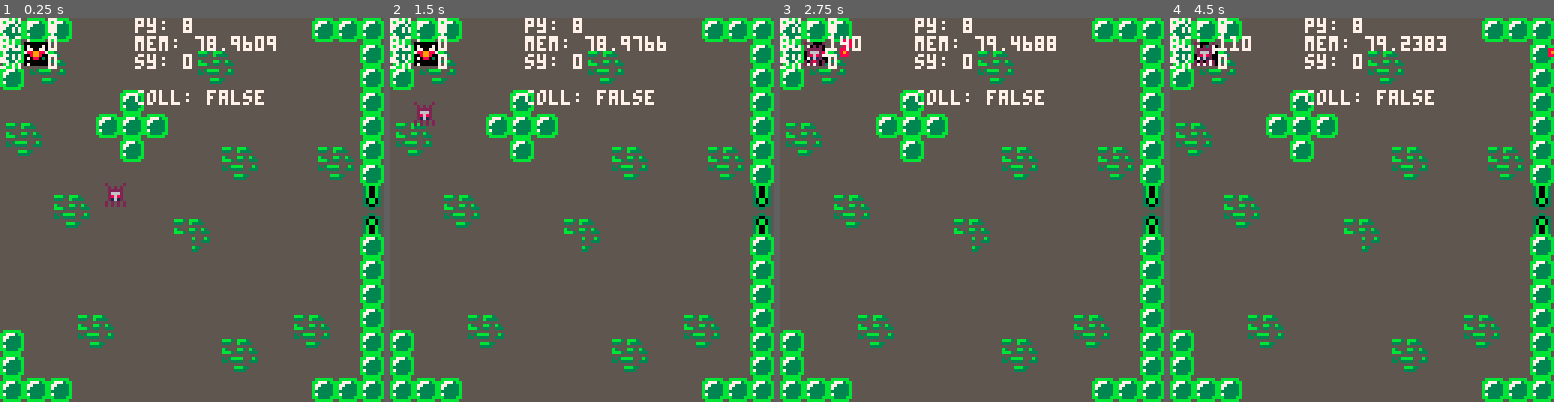
Above: before the commit, frames 1-4 (left to right).
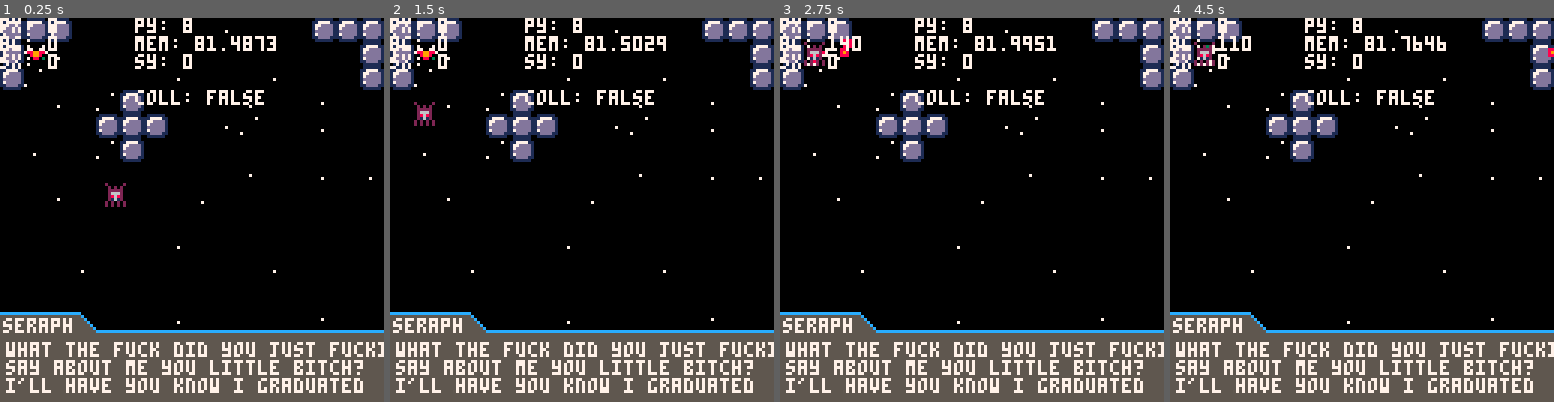
Above: after the commit, the same moments.

Repository: kbrewington/Negation
Game: PICO-8 cartridge negation.p8
Two runs of this game, one before a commit and one after it. Both use one fixed random seed, a clock stepped at 60 frames per second and the inputs below.
Inputs:
- Up to frame 1 (0.25 s): no input
- Up to frame 2 (1.5 s): tap X (X key) at 0.33, 1.07 s; tap O (Z key) at 0.7 s
- Up to frame 3 (2.75 s): hold Right 1.6-2.1 s; tap O (Z key) at 1.7, 2.1, 2.5 s; tap X (X key) at 1.85 s; hold Up 2.15-2.42 s; hold Right from 2.47 s (still down)
- Up to frame 4 (4.5 s): tap O (Z key) every 0.4 s from 2.9 to 4.1 s; tap X (X key) at 2.97, 4.08 s; release Right at 3.03 s; hold Left 3.08-3.58 s; hold Down 3.63-3.97 s; hold Right from 4.02 s (still down)

The runs differ from the first frame. In frame 1, 86% of the frame differs, in the area x 0-100%, y 0-100%; in frame 2, 86%; in frame 3, 86%; in frame 4, 86%.

Commit message:
Fixed sprites, added navy seals

Diff:
--- a/negation.p8
+++ b/negation.p8
@@ -1,6 +1,7 @@
 pico-8 cartridge // http://www.pico-8.com
 version 8
 __lua__
+--this is the new ver.
 --------------------------------------------------------------------------------
 --------------------------------- global variables  ----------------------------
 --------------------------------------------------------------------------------
@@ -111,6 +112,32 @@
   return e
 end
 
+
+--joshua cheseman
+--[[function exploder(spawn_x,spawn_y)
+  local ex ={}
+  ex.sprite=134
+  ex.angle=360
+  ex.speed=.4
+  ex.x=(spawn_x or 20)
+  ex.y=(spawn_y or 20)
+  ex.hitbox={['x']=ex.x,
+              ['y']=ex.y,
+              ['dx']=ex.x+7,
+              ['dy']=ey.y+7}]
+  ex.update_hitbox=function(x,y)
+                    ex.hitbox.x=x
+                    ex.hitbox.y=y
+                    ex.hitbox.dx=x+7
+                    ex.hitbox.dy=y+7
+                  end
+  ex.move=function()
+          path=minimum_neighbor(node(ex.x,ex.y), node(player.x,player.y))
+        end
+      return ex
+end
+--]]
+
 --[[
   bullet object
 ]]
@@ -293,9 +320,9 @@
   return 'false'
 end
 
--- http://lua-users.org/wiki/SimpleRound
-function round(num, numDecimalPlaces)
-  local mult = 10^(numDecimalPlaces or 0)
+-- http://lua-users.org/wiki/simpleround
+function round(num, numdecimalplaces)
+  local mult = 10^(numdecimalplaces or 0)
   return flr(num * mult + 0.5) / mult
 end
 
@@ -336,11 +363,11 @@
   end
 
   if player.dashing[c.up_arrow] or player.dashing[c.down_arrow] then
-    player.x = player.x - player.current_dash_speed * sin(player.angle / 360)
-    player.y = player.y - player.current_dash_speed * cos(player.angle / 360)
+    player.x -= player.current_dash_speed * sin(player.angle / 360)
+    player.y -= player.current_dash_speed * cos(player.angle / 360)
   else -- dash left right as defined on unit circle
-    player.x = player.x - player.current_dash_speed * sin((player.angle/360)-(pi/4))
-    player.y = player.y - player.current_dash_speed * cos((player.angle/360)-(pi/4))
+    player.x -= player.current_dash_speed * sin((player.angle/360)-(pi/4))
+    player.y -= player.current_dash_speed * cos((player.angle/360)-(pi/4))
   end
   player.current_dash_speed = 0
   player.dashing[n] = false
@@ -394,6 +421,7 @@
 --[[
     basic enemy ai pathfinding
     -- todo break ties in a lifo manner
+<<<<<<< head
 ]]
 function astar(start, goal)
   map = {}
@@ -521,8 +549,10 @@
 --]]
 
 --[[
-    basic enemy AI pathfinding
-    -- TODO break ties in a lifo manner
+    basic enemy ai pathfinding
+    -- todo break ties in a lifo manner
+=======
+>>>>>>> joshua-branch
 ]]
 function astar(start, goal)
   map = {}
@@ -641,12 +671,49 @@
   end
 end
 
+--[[
+  print seraph dialog
+]]
+function dialog_seraph()
+  bck_color = 5--rnd(16)--0
+  brd_color = 12
+  fnt_color = 7
+
+  rectfill(0, 99, 25, 105, bck_color) -- name rect
+
+  rectfill(26, 99, 26, 126, bck_color) -- angle
+  rectfill(27, 100, 27, 126, bck_color)
+  rectfill(28, 101, 28, 126, bck_color)
+  rectfill(29, 102, 29, 126, bck_color)
+  rectfill(30, 103, 30, 126, bck_color)
+  pset(31, 104, bck_color)
+
+  -- big rect
+  rectfill(0, 105, 127, 127, bck_color)
+
+  -- border
+  rectfill(0, 98, 26, 98, brd_color)
+  pset(27, 99, brd_color)
+  pset(28, 100, brd_color)
+  pset(29, 101, brd_color)
+  pset(30, 102, brd_color)
+  pset(31, 103, brd_color)
+  rectfill(32, 104, 127, 104, brd_color)
+
+  print("seraph", 1, 100, fnt_color)
+  print("what the fuck did you just fucking", 2, 108, fnt_color) --31 character limit
+  print("say about me you little bitch? ", 2, 114, fnt_color)
+  print("i'll have you know i graduated", 2, 120, fnt_color)
+end
+
+
 --------------------------------------------------------------------------------
 ---------------------------------- constructor ---------------------------------
 --------------------------------------------------------------------------------
 function _init()
   --boss1 = boss(20, 20, 128)
   add(basic_enemies, enemy(40, 60))
+  --add(basic_enemies,exploder(50,70))
 end --end _init()
 
 
@@ -731,10 +798,6 @@
     player.y = 64
   end
 
-  for b in all(bullets) do
-
-  end
-
   player.current_speed = 0
   player.angle = player.angle % 360
 end --end _update()
@@ -749,15 +812,25 @@
   map(0, 0, map_.sx, map_.sy, 128, 128)
 
   spr_r(player.sprite, player.x, player.y, player.angle, 1, 1)
-
+  pset()
   for e in all(basic_enemies) do
     -- this should never happen, but just in case:
     delete_offscreen(basic_enemies, e)
 
     spr(e.sprite, e.x, e.y)
+
     e.move()
-  end
-
+
+  end
+
+--joshua cheseman
+--[[
+  for ex in all (basic_enemies)do
+
+    spr(ex.sprite,ex.x,ey.y)
+
+    ex.move()
+--]]
   for b in all(bullets) do
     -- first delete offscreen bullets:
     delete_offscreen(bullets, b)
@@ -768,6 +841,8 @@
 
   --spr(boss1.sprite, boss1.x, boss1.y, 2, 2)
   --boss1.update()
+
+  dialog_seraph()
 
   debug()
 end --end _draw()
@@ -907,165 +982,165 @@
 0001000000000000000000000000000000000000000000000000000000000000000000000000000000000000000000000000000000000000000000000000000000000000000000000000000000000000000000000000000000000000000000000000000000000000000000000000000000000000000000000000000000000000
 0000000000000000000000000000000000000000000000000000000000000000000000000000000000000000000000000000000000000000000000000000000000000000000000000000000000000000000000000000000000000000000000000000000000000000000000000000000000000000000000000000000000000000
 __map__
-0101011213020203030303030201010100000000000000000000000000000000000000000000000000000000000000000000000000000000000000000000000000000000000000000000000000000000000000000000000000000000000000000000000000000000000000000000000000000000000000000000000000000000
-0110110203020203101103030202030100000000000000000000000000000000000000000000000000000000000000000000000000000000000000000000000000000000000000000000000000000000000000000000000000000000000000000000000000000000000000000000000000000000000000000000000000000000
-0120211213121303202103030202030111000000000000000000000000000000000000000000000000000000000000000000000000000000000000000000000000000000000000000000000000000000000000000000000000000000000000000000000000000000000000000000000000000000000000000000000000000000
-0302030203010303030303020202030121000000000000000000000000000000000000000000000000000000000000000000000000000000000000000000000000000000000000000000000000000000000000000000000000000000000000000000000000000000000000000000000000000000000000000000000000000000
-1011131201010103030303020203030111000000000000000000000000000000000000000000000000000000000000000000000000000000000000000000000000000000000000000000000000000000000000000000000000000000000000000000000000000000000000000000000000000000000000000000000000000000
-2021030203010303031011030310110121000000000000000000000000000000000000000000000000000000000000000000000000000000000000000000000000000000000000000000000000000000000000000000000000000000000000000000000000000000000000000000000000000000000000000000000000000000
-1312131213030303032021030320210111000000000000000000000000000000000000000000000000000000000000000000000000000000000000000000000000000000000000000000000000000000000000000000000000000000000000000000000000000000000000000000000000000000000000000000000000000000
-0302101103030303030303030303222303000000000000000000000000000000000000000000000000000000000000000000000000000000000000000000000000000000000000000000000000000000000000000000000000000000000000000000000000000000000000000000000000000000000000000000000000000000
-1312202113030310110303030303323313000000000000000000000000000000000000000000000000000000000000000000000000000000000000000000000000000000000000000000000000000000000000000000000000000000000000000000000000000000000000000000000000000000000000000000000000000000
-0203020302030203210203030202030103000000000000000000000000000000000000000000000000000000000000000000000000000000000000000000000000000000000000000000000000000000000000000000000000000000000000000000000000000000000000000000000000000000000000000000000000000000
-1213121312131213021213131212130113000000000000000000000000000000000000000000000000000000000000000000000000000000000000000000000000000000000000000000000000000000000000000000000000000000000000000000000000000000000000000000000000000000000000000000000000000000
-0203020302030203121302030202030103000000000000000000000000000000000000000000000000000000000000000000000000000000000000000000000000000000000000000000000000000000000000000000000000000000000000000000000000000000000000000000000000000000000000000000000000000000
-1213121011131213020312131011130113000000000000000000000000000000000000000000000000000000000000000000000000000000000000000000000000000000000000000000000000000000000000000000000000000000000000000000000000000000000000000000000000000000000000000000000000000000
-0103022021030203121011032021030100000000000000000000000000000000000000000000000000000000000000000000000000000000000000000000000000000000000000000000000000000000000000000000000000000000000000000000000000000000000000000000000000000000000000000000000000000000
-0113121312131213022021020312130100000000000000000000000000000000000000000000000000000000000000000000000000000000000000000000000000000000000000000000000000000000000000000000000000000000000000000000000000000000000000000000000000000000000000000000000000000000
-0101010302030203121302121301010100000000000000000000000000000000000000000000000000000000000000000000000000000000000000000000000000000000000000000000000000000000000000000000000000000000000000000000000000000000000000000000000000000000000000000000000000000000
-0000000012131213000012130000000000000000000000000000000000000000000000000000000000000000000000000000000000000000000000000000000000000000000000000000000000000000000000000000000000000000000000000000000000000000000000000000000000000000000000000000000000000000
+0101010000000000001200000001010100000000000000000000000000000000000000000000000000000000000000000000000000000000000000000000000000000000000000000000000000000000000000000000000000000000000000000000000000000000000000000000000000000000000000000000000000000000
+0115031504001500000000000000000100000000000000000000000000000000000000000000000000000000000000000000000000000000000000000000000000000000000000000000000000000000000000000000000000000000000000000000000000000000000000000000000000000000000000000000000000000000
+0102040415000012000000120000000100000000000000000000000000000000000000000000000000000000000000000000000000000000000000000000000000000000000000000000000000000000000000000000000000000000000000000000000000000000000000000000000000000000000000000000000000000000
+0004031502011500000003000012000000000000000000000000000000000000000000000000000000000000000000000000000000000000000000000000000000000000000000000000000000000000000000000000000000000000000000000000000000000000000000000000000000000000000000000000000000000000
+0004151501010100001202000003000000000000000000000000000000000000000000000000000000000000000000000000000000000000000000000000000000000000000000000000000000000000000000000000000000000000000000000000000000000000000000000000000000000000000000000000000000000000
+0003041502010000000000000000000000000000000000000000000000000000000000000000000000000000000000000000000000000000000000000000000000000000000000000000000000000000000000000000000000000000000000000000000000000000000000000000000000000000000000000000000000000000
+0000000000000000000012000003000300000000000000000000000000000000000000000000000000000000000000000000000000000000000000000000000000000000000000000000000000000000000000000000000000000000000000000000000000000000000000000000000000000000000000000000000000000000
+0000120000000000030000000000000000000000000000000000000000000000000000000000000000000000000000000000000000000000000000000000000000000000000000000000000000000000000000000000000000000000000000000000000000000000000000000000000000000000000000000000000000000000
+0000000000000000000000000000000000000000000000000000000000000000000000000000000000000000000000000000000000000000000000000000000000000000000000000000000000000000000000000000000000000000000000000000000000000000000000000000000000000000000000000000000000000000
+0000000000000012000000000000000000000000000000000000000000000000000000000000000000000000000000000000000000000000000000000000000000000000000000000000000000000000000000000000000000000000000000000000000000000000000000000000000000000000000000000000000000000000
+0000001200000000000000120000000000000000000000000000000000000000000000000000000000000000000000000000000000000000000000000000000000000000000000000000000000000000000000000000000000000000000000000000000000000000000000000000000000000000000000000000000000000000
+0000000000000000000000000000000000000000000000000000000000000000000000000000000000000000000000000000000000000000000000000000000000000000000000000000000000000000000000000000000000000000000000000000000000000000000000000000000000000000000000000000000000000000
+0000000000000003000000000012000000000000000000000000000000000000000000000000000000000000000000000000000000000000000000000000000000000000000000000000000000000000000000000000000000000000000000000000000000000000000000000000000000000000000000000000000000000000
+0100120000000000000003000000000100000000000000000000000000000000000000000000000000000000000000000000000000000000000000000000000000000000000000000000000000000000000000000000000000000000000000000000000000000000000000000000000000000000000000000000000000000000
+0100000003000000000000000000000100000000000000000000000000000000000000000000000000000000000000000000000000000000000000000000000000000000000000000000000000000000000000000000000000000000000000000000000000000000000000000000000000000000000000000000000000000000
+0101010000000000001200000001010100000000000000000000000000000000000000000000000000000000000000000000000000000000000000000000000000000000000000000000000000000000000000000000000000000000000000000000000000000000000000000000000000000000000000000000000000000000
 0000000000000000000000000000000000000000000000000000000000000000000000000000000000000000000000000000000000000000000000000000000000000000000000000000000000000000000000000000000000000000000000000000000000000000000000000000000000000000000000000000000000000000
 0000000000000000000000000000000000000000000000000000000000000000000000000000000000000000000000000000000000000000000000000000000000000000000000000000000000000000000000000000000000000000000000000000000000000000000000000000000000000000000000000000000000000000
 0000000000000000000000000000000000000000000000000000000000000000000000000000000000000000000000000000000000000000000000000000000000000000000000000000000000000000000000000000000000000000000000000000000000000000000000000000000000000000000000000000000000000000
 0000000000000000000000000000000000000000000000000000000000000000000000000000000000000000000000000000000000000000000000000000000000000000000000000000000000000000000000000000000000000000000000000000000000000000000000000000000000000000000000000000000000000000
 0000000000000000000000000000000000000000000000000000000000000000000000000000000000000000000000000000000000000000000000000000000000000000000000000000000000000000000000000000000000000000000000000000000000000000000000000000000000000000000000000000000000000000
-0000000000000000000000000000000000000000000000000000000000000000000000000000000000000000000000000000000000000000000000000000000000000000000000000000000000000000000000000000000000000000000000000000000000000000000000000000000000000000000000000000000000000000
-0000000000000000000000000000000000000000000000000000000000000000000000000000000000000000000000000000000000000000000000000000000000000000000000000000000000000000000000000000000000000000000000000000000000000000000000000000000000000000000000000000000000000000
-0000000000000000000000000000000000000000000000000000000000000000000000000000000000000000000000000000000000000000000000000000000000000000000000000000000000000000000000000000000000000000000000000000000000000000000000000000000000000000000000000000000000000000
-0000000000000000000000000000000000000000000000000000000000000000000000000000000000000000000000000000000000000000000000000000000000000000000000000000000000000000000000000000000000000000000000000000000000000000000000000000000000000000000000000000000000000000
-0000000000000000000000000000000000000000000000000000000000000000000000000000000000000000000000000000000000000000000000000000000000000000000000000000000000000000000000000000000000000000000000000000000000000000000000000000000000000000000000000000000000000000
-0000000000000000000000000000000000000000000000000000000000000000000000000000000000000000000000000000000000000000000000000000000000000000000000000000000000000000000000000000000000000000000000000000000000000000000000000000000000000000000000000000000000000000
-0000000000000000000000000000000000000000000000000000000000000000000000000000000000000000000000000000000000000000000000000000000000000000000000000000000000000000000000000000000000000000000000000000000000000000000000000000000000000000000000000000000000000000
-0000000000000000000000000000000000000000000000000000000000000000000000000000000000000000000000000000000000000000000000000000000000000000000000000000000000000000000000000000000000000000000000000000000000000000000000000000000000000000000000000000000000000000
-0000000000000000000000000000000000000000000000000000000000000000000000000000000000000000000000000000000000000000000000000000000000000000000000000000000000000000000000000000000000000000000000000000000000000000000000000000000000000000000000000000000000000000
-0000000000000000000000000000000000000000000000000000000000000000000000000000000000000000000000000000000000000000000000000000000000000000000000000000000000000000000000000000000000000000000000000000000000000000000000000000000000000000000000000000000000000000
-…(130 lines of a section not shown)…
+c9c9c9c9c9c9c9c9c9c9c9c9c9c9c9c900000000000000000000000000000000000000000000000000000000000000000000000000000000000000000000000000000000000000000000000000000000000000000000000000000000000000000000000000000000000000000000000000000000000000000000000000000000
+c9c9c9c9c9c9c9c9c9c9c9c9c9c9c9c900000000000000000000000000000000000000000000000000000000000000000000000000000000000000000000000000000000000000000000000000000000000000000000000000000000000000000000000000000000000000000000000000000000000000000000000000000000
+c9c9c9c9c9c9c9c9c9c9c9c9c9c9c9c900000000000000000000000000000000000000000000000000000000000000000000000000000000000000000000000000000000000000000000000000000000000000000000000000000000000000000000000000000000000000000000000000000000000000000000000000000000
+c9c9c9c9c9c9c9c9c9c9c9c9c9c9c9c900000000000000000000000000000000000000000000000000000000000000000000000000000000000000000000000000000000000000000000000000000000000000000000000000000000000000000000000000000000000000000000000000000000000000000000000000000000
+c9c9c9c9c9c9c9c9c9c9c9c9c9c9c9c900000000000000000000000000000000000000000000000000000000000000000000000000000000000000000000000000000000000000000000000000000000000000000000000000000000000000000000000000000000000000000000000000000000000000000000000000000000
+c9c9c9c9c9c9c9c9c9c9c9c9c9c9c9c900000000000000000000000000000000000000000000000000000000000000000000000000000000000000000000000000000000000000000000000000000000000000000000000000000000000000000000000000000000000000000000000000000000000000000000000000000000
+c9c9c9c9c9c9c9c9c9c9c9c9c9c9c9c900000000000000000000000000000000000000000000000000000000000000000000000000000000000000000000000000000000000000000000000000000000000000000000000000000000000000000000000000000000000000000000000000000000000000000000000000000000
+c9c9c9c9c9c9c9c9c9c9c9c9c9c9c9c90000000000000000c900000000000000000000000000000000000000000000000000000000000000000000000000000000000000000000000000000000000000000000000000000000000000000000000000000000000000000000000000000000000000000000000000000000000000
+c9c9c9c9c9c9c9c9c9c9c9c9c9c9c9c9000000000000c9c90000000000000000000000000000000000000000000000000000000000000000000000000000000000000000000000000000000000000000000000000000000000000000000000000000000000000000000000000000000000000000000000000000000000000000
+c9c9c9c9c9c9c9c9c9c9c9c9c9c9c900000000c9c90000000000000000000000000000000000000000000000000000000000000000000000000000000000000000000000000000000000000000000000000000000000000000000000000000000000000000000000000000000000000000000000000000000000000000000000
+c9c9c9c9c9c9c9c9c9c9c9c9c9c9c90000c9c900000000000000000000000000000000000000000000000000000000000000000000000000000000000000000000000000000000000000000000000000000000000000000000000000000000000000000000000000000000000000000000000000000000000000000000000000
+…(130 lines of a section not shown)…
Not shown, changed: 48 lines of the sprite sheet (__gfx__) section of negation.p8
